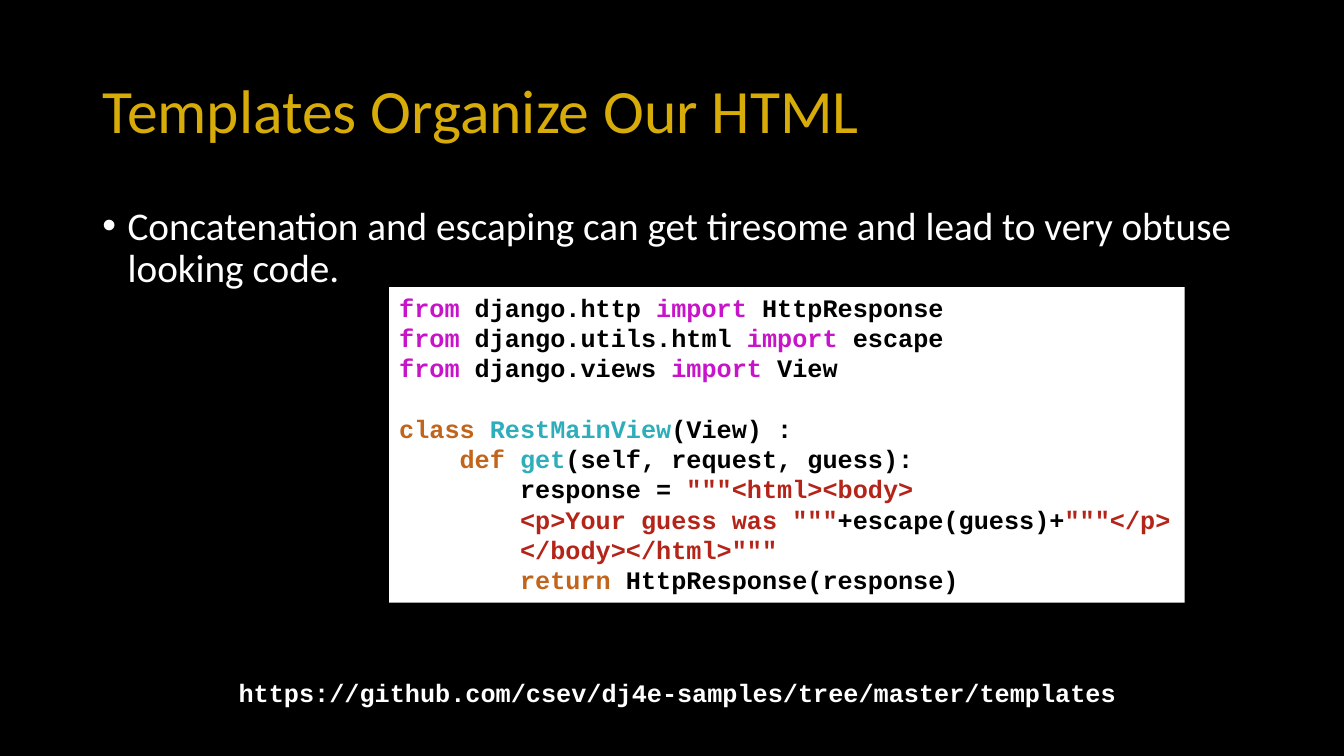
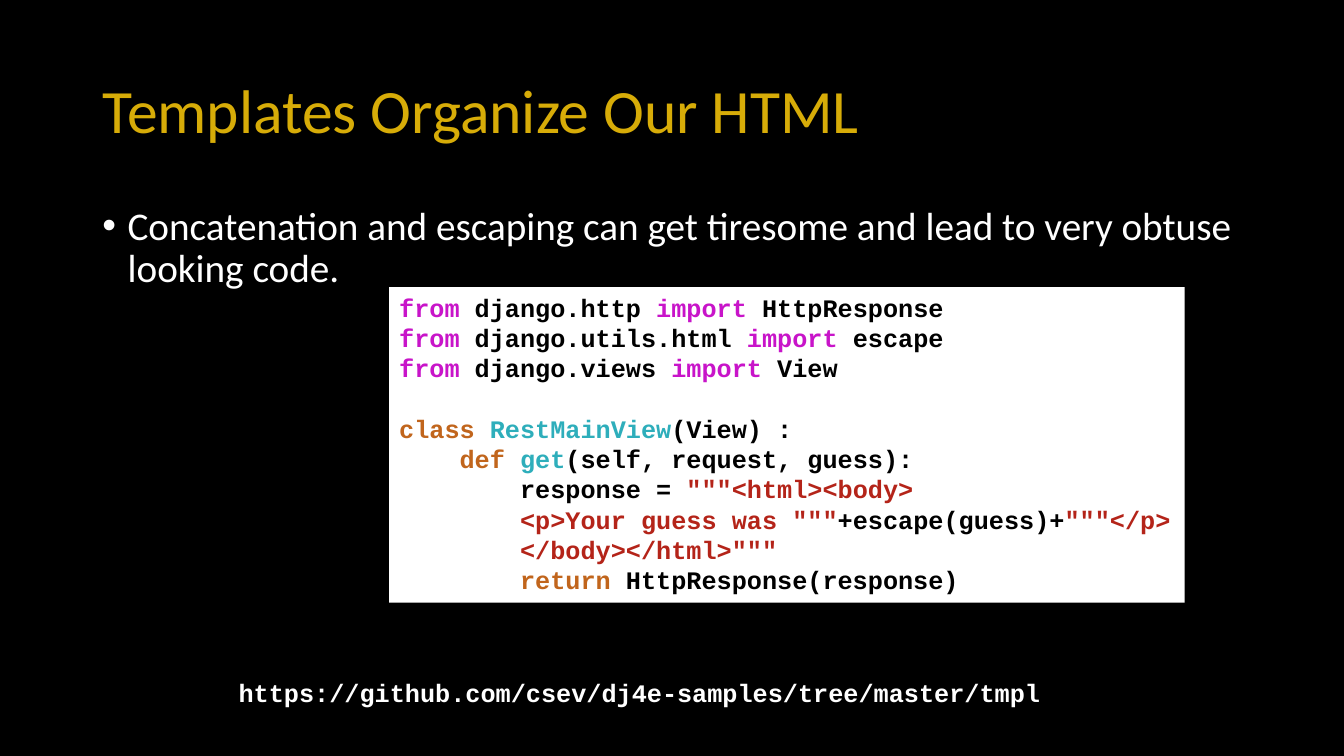
Before and after one commit to csev/dj4e, a slide deck: slide 11 of lectures/DJ-06-Views-Templates.pptx (slide 10 before the commit). Drawn at 1344x756 pixels with LibreOffice and Linux fonts; fonts in the diff are those of the drawing. Boxes give left, top, right and bottom in pixels: in the first picture for what was removed or moved away, otherwise in the second. Text is boxed around its words. In the diff, an @@ line names an element or a change of style, - is before the commit and + after.

```diff
--- a/lectures/DJ-06-Views-Templates.pptx
+++ b/lectures/DJ-06-Views-Templates.pptx
@@ text at <box>239,684,1040,708</box>: text changed @@
-https://github.com/csev/dj4e-samples/tree/master/templates
+https://github.com/csev/dj4e-samples/tree/master/tmpl
```
Also in this commit, not shown: 4 other slides changed, 1 slide added, 3 other files.
